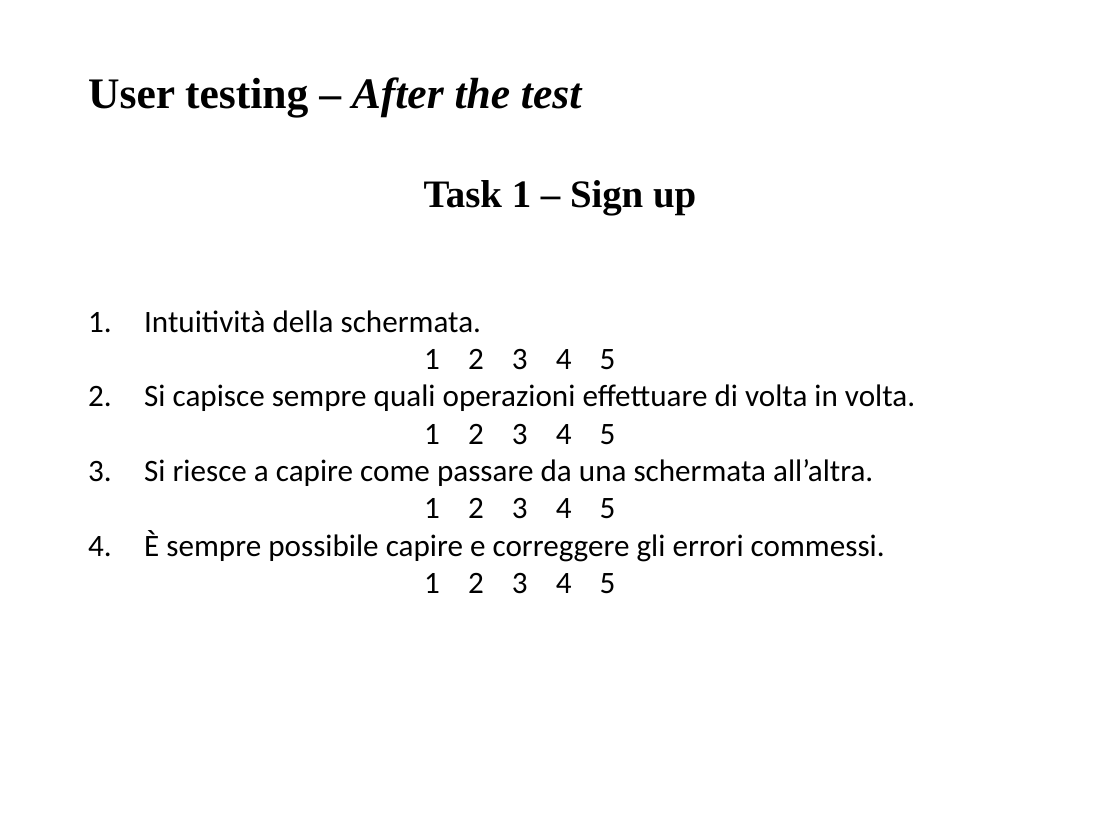
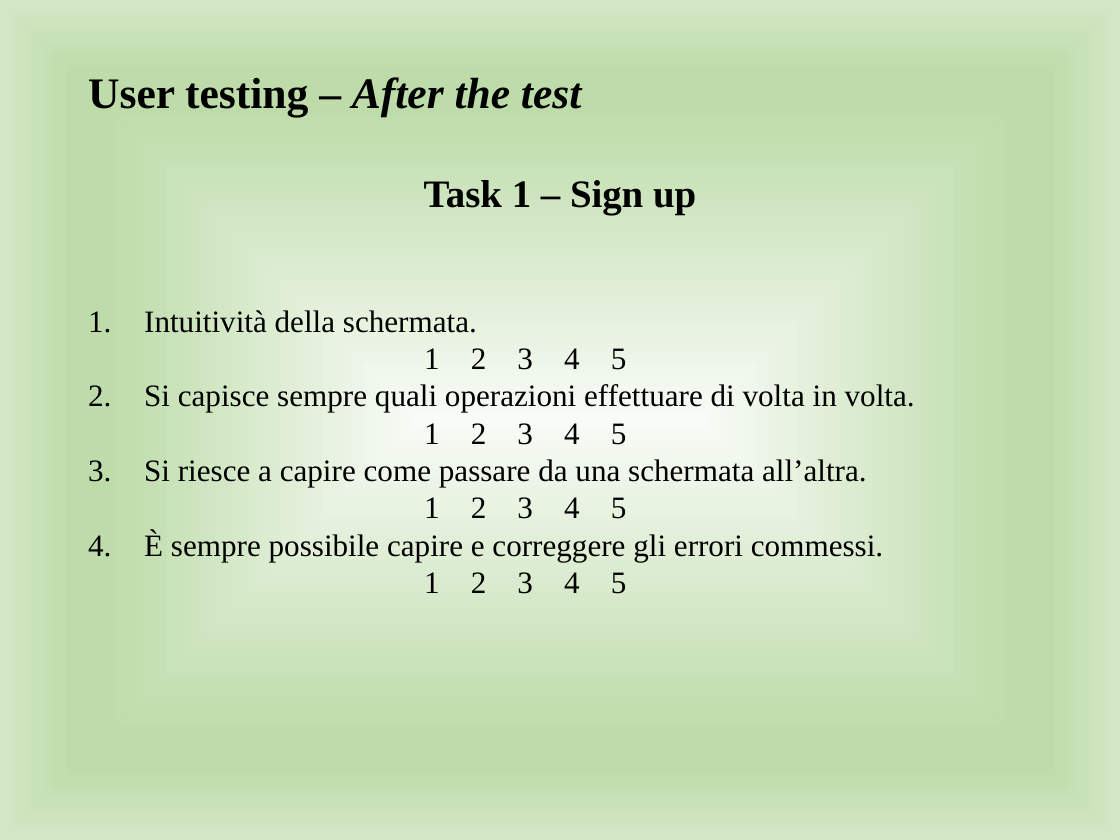
Before and after one commit to giusmastro91/Cognitive-systems, a slide deck: slide 33 of Prova_6/Leone_Mastrosimone_PresentazioneProgetto.pptx. Drawn at 1120x840 pixels with LibreOffice and Linux fonts; fonts in the diff are those of the drawing. Boxes give left, top, right and bottom in pixels: in the first picture for what was removed or moved away, otherwise in the second. Text is boxed around its words. In the diff, an @@ line names an element or a change of style, - is before the commit and + after.

Commit message:
modifica pptx e user testing completato

```diff
--- a/Prova_6/Leone_Mastrosimone_PresentazioneProgetto.pptx
+++ b/Prova_6/Leone_Mastrosimone_PresentazioneProgetto.pptx
@@ background #FFFFFF to gradient #F8FBF6 to #BEDCAA to #D4E8C6 @@
@@ text at <box>144,310,915,594</box>: font Calibri to Times New Roman @@
```
Also in this commit, not shown: 38 other slides changed, 1 other file.
